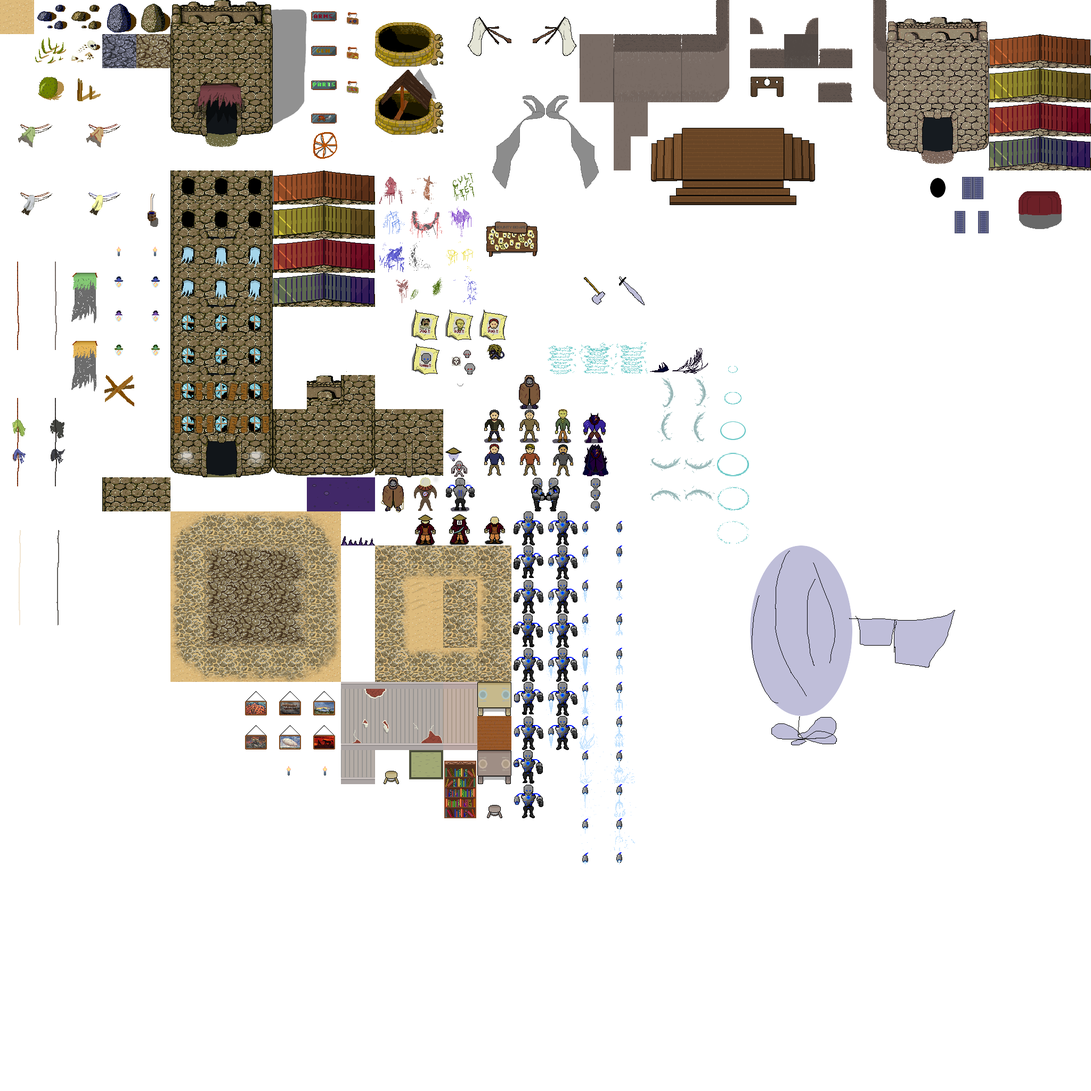
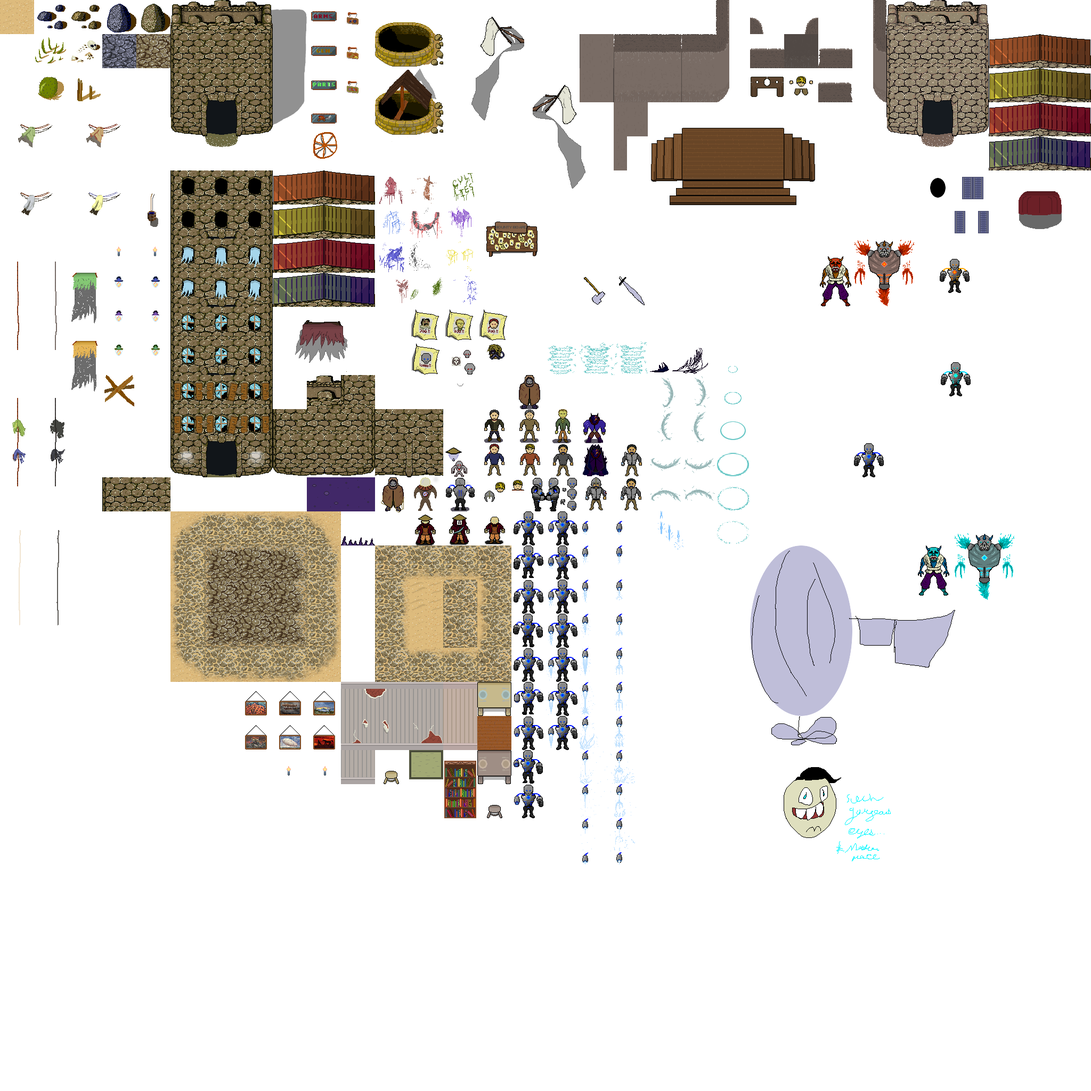
Layers edited between the first and the second 1091 x 1091 image:
painted on "charaters" over 484, 239, 1015, 862
renamed "Layer #5" to "man", moved it above "ornaments", painted on it over 495, 76, 814, 493
painted on "ornaments" over 197, 16, 632, 349
painted on "SHadow" over 192, 89, 600, 363
painted on "Layer" over 627, 0, 990, 171
